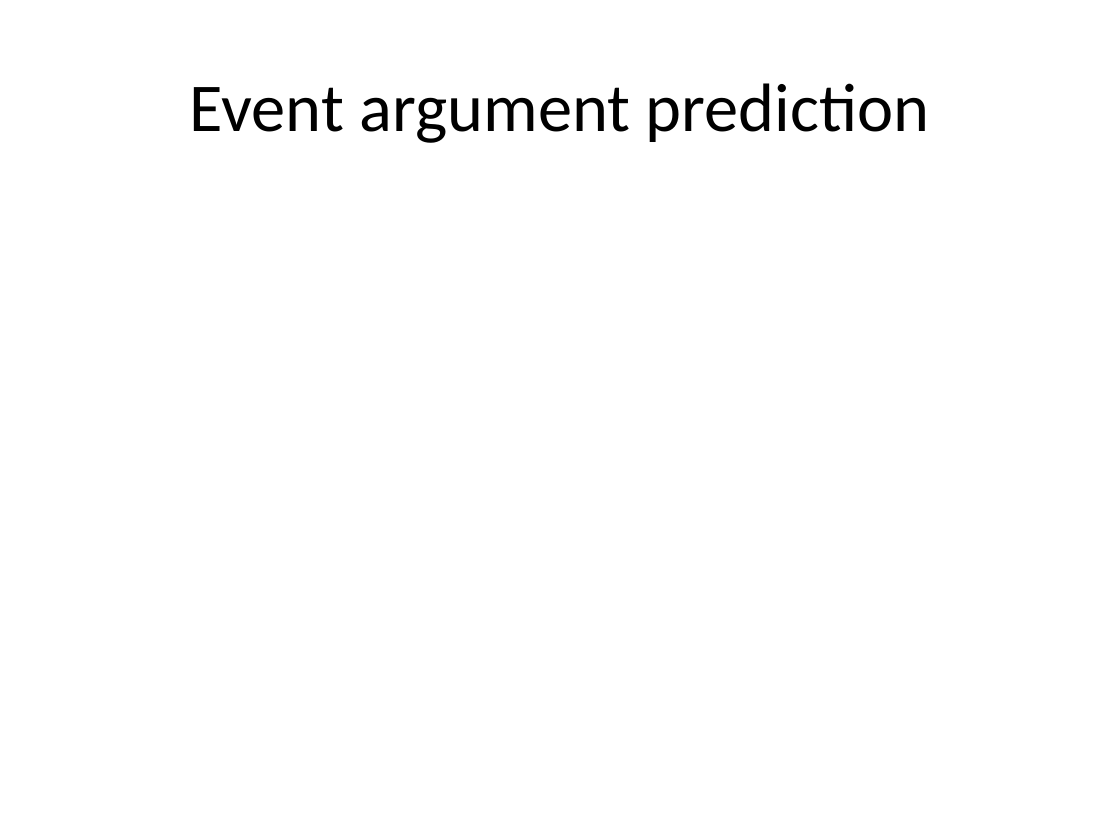
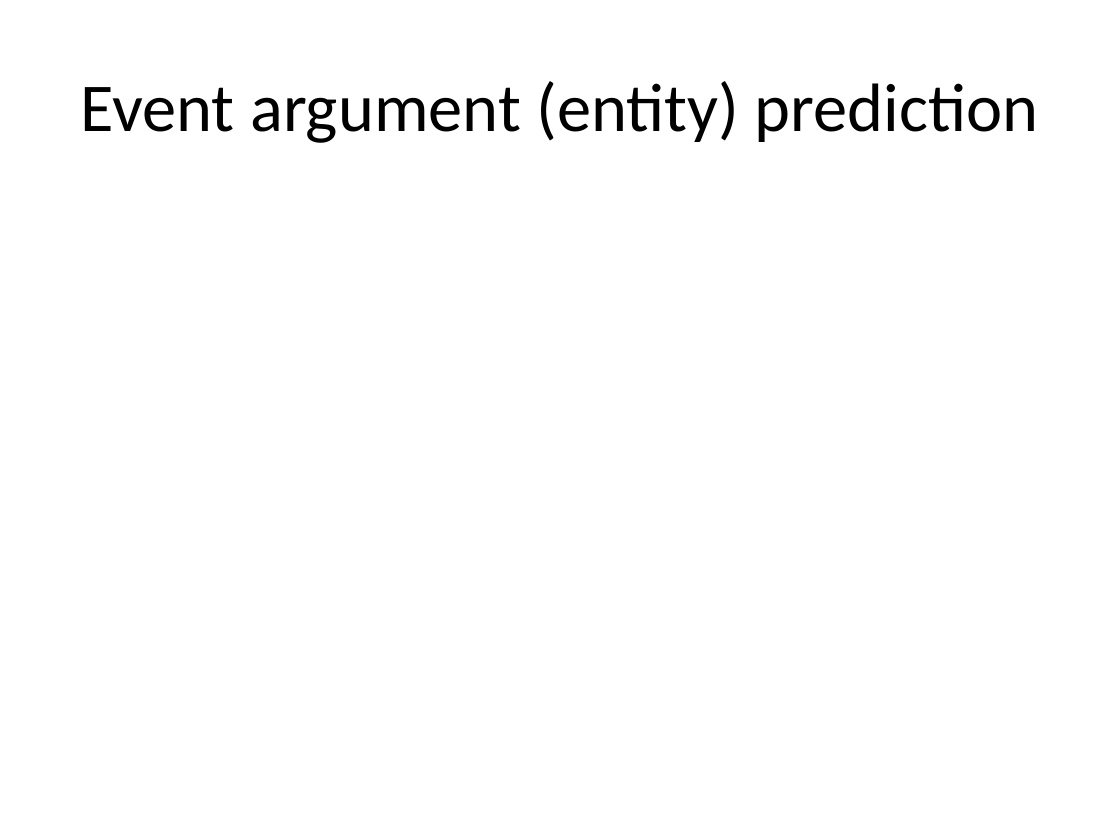
Before and after one commit to ajutscaria/CS224U, a slide deck: slide 10 of Presentation/Anubhai Philip Scaria.pptx. Drawn at 1120x840 pixels with LibreOffice and Linux fonts; fonts in the diff are those of the drawing; grey boxes stand for pictures. Boxes give left, top, right and bottom in pixels: in the first picture for what was removed or moved away, otherwise in the second. Text is boxed around its words. In the diff, an @@ line names an element or a change of style, - is before the commit and + after.

```diff
--- a/Presentation/Anubhai Philip Scaria.pptx
+++ b/Presentation/Anubhai Philip Scaria.pptx
@@ title at (x1=80, y1=81, x2=1039, y2=143): text changed @@
-Event argument prediction
+Event argument (entity) prediction
```
Also in this commit, not shown: 16 other slides changed, 2 other files.
